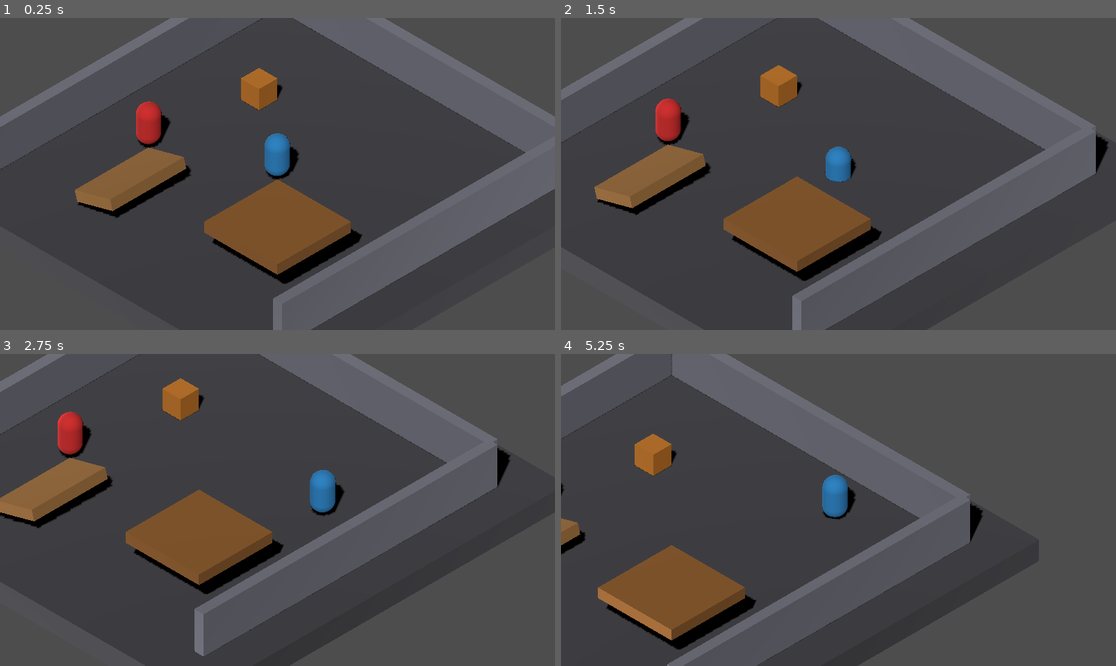
Above: before the commit, frames 1-4 (two rows, left to right).
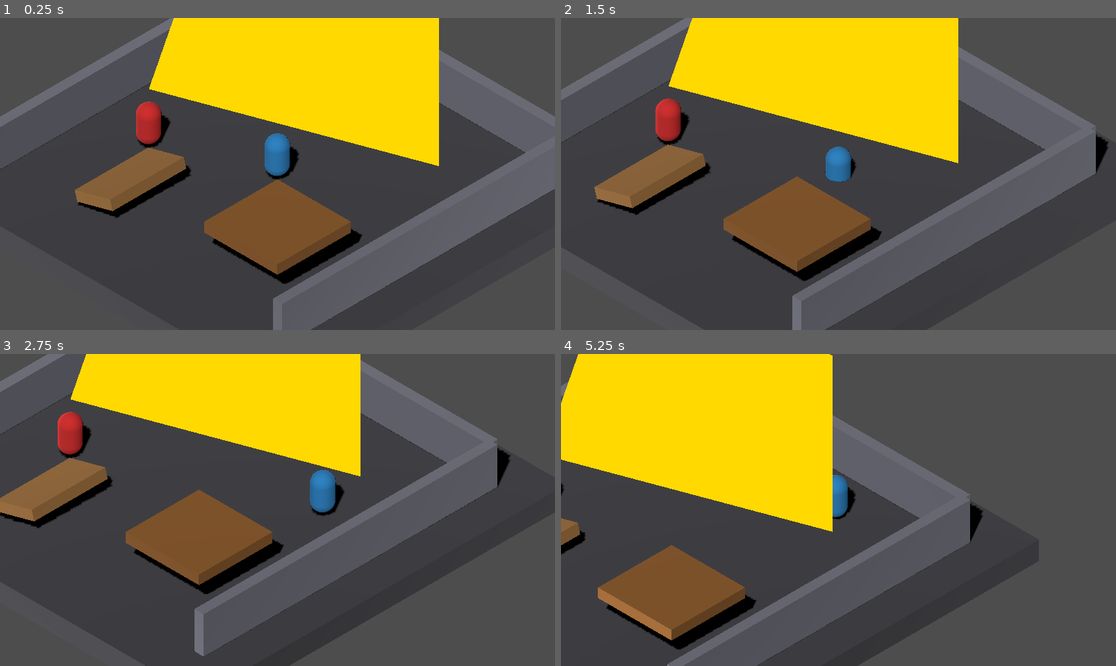
Above: after the commit, the same moments.

Repository: czoesq/3d-stealth
Game: Godot game, scene res://test_world.tscn
Same seed, same stepped clock (60 frames per second), same inputs: the game is played once before the commit and once after it.
Inputs:
- Up to frame 1 (0.25 s): no input
- Up to frame 2 (1.5 s): tap Enter at 0.5 s; hold D (move_right) 0.53-1.28 s; tap C (crouch_toggle) at 0.6 s; tap Space (jump) at 0.77 s; hold S (move_back) from 1.28 s (still down); tap Shift (sprint) at 1.35 s
- Up to frame 3 (2.75 s): tap Space (jump) at 1.52 s; release S (move_back) at 2.03 s; hold D (move_right) from 2.03 s (still down); tap C (crouch_toggle) at 2.1 s
- Up to frame 4 (5.25 s): release D (move_right) at 2.78 s; hold W (move_forward) 2.78-3.53 s; tap Shift (sprint) at 2.85, 4.35 s; tap Space (jump) at 3.02, 3.77, 4.52 s; hold A (move_left) 3.53-5.03 s; tap C (crouch_toggle) at 3.6, 5.1 s; hold S (move_back) from 5.03 s (still down)

The runs differ from the first frame. In frame 1, 18% of the frame differs, in the area x 26-80%, y 0-48%; in frame 2, 17%; in frame 3, 14%; in frame 4, 22%, in the area x 0-49%, y 0-58%.
Error after the commit: Invalid assignment of property or key 'mesh' with value of type 'ArrayMesh' on a base object of type 'Nil'. (res://Scripts/AI/enemy_controller.gd:198)

Commit message:
Add debug vision cone, remove self-recovery, auto-generate patrol points, patrol radius limit

Diff:
--- a/Scripts/AI/enemy_controller.gd
+++ b/Scripts/AI/enemy_controller.gd
@@ -30,12 +30,17 @@
 @export var angular_speed: float = 180.0
 
 @export_group("Knocked Out")
-@export var knocked_out_duration: float = 15.0
 @export var revive_time: float = 4.0
 
 @export_group("Navigation")
 @export var target_reached_distance: float = 1.0
 @export var turn_rate: float = 8.0
+
+@export_group("Patrol")
+@export var patrol_radius: float = 15.0
+
+@export_group("Debug")
+@export var show_vision_cone: bool = true
 
 var state: State = State.IDLE
 var detection_meter: float = 0.0
@@ -44,11 +49,11 @@
 var patrol_index: int = 0
 var patrol_forward: bool = true
 var idle_timer: float = 0.0
-var knocked_out_timer: float = 0.0
 var being_revived: bool = false
 var revive_progress: float = 0.0
 var suspicious_target: Vector3
 var alertness_cooldown: float = 0.0
+var start_position: Vector3
 
 var gravity: float = ProjectSettings.get_setting("physics/3d/default_gravity")
 var player: CharacterBody3D
@@ -57,6 +62,7 @@
 var hearing_area: Area3D
 var vision_ray: RayCast3D
 var patrol_points: Array[Node3D] = []
+var vision_cone_mesh: MeshInstance3D
 
 @onready var collision_shape: CollisionShape3D = $CollisionShape3D
 
@@ -71,10 +77,13 @@
 	vision_area = $VisionArea
 	hearing_area = $HearingArea
 	vision_ray = $VisionRay
+	start_position = global_position
 
 	_setup_vision_area()
 	_setup_hearing_area()
 	_collect_patrol_points()
+	_auto_generate_patrol()
+	_setup_vision_cone_debug()
 	_enter_idle()
 
 
@@ -91,6 +100,7 @@
 			vision_area.remove_child(c)
 			c.queue_free()
 	vision_area.add_child(col)
+	_update_vision_cone_mesh()
 
 
 func _setup_hearing_area() -> void:
@@ -118,6 +128,76 @@
 			patrol_points.append(child)
 
 
+func _auto_generate_patrol() -> void:
+	if patrol_points.size() > 0:
+		return
+	var container := $PatrolPoints
+	if not container:
+		container = Node3D.new()
+		container.name = "PatrolPoints"
+		add_child(container)
+		container.owner = get_tree().edited_scene_root if Engine.is_editor_hint() else self
+	var n := randi_range(4, 6)
+	var circular := randi() % 2 == 0
+	var angle_offset := randf_range(0.0, TAU)
+	var radius := randf_range(patrol_radius * 0.4, patrol_radius * 0.8)
+	for i in n:
+		var pt := Marker3D.new()
+		pt.name = "PatrolPoint_%d" % i
+		var pos: Vector3
+		if circular:
+			var a := angle_offset + float(i) / float(n) * TAU
+			pos = start_position + Vector3(cos(a) * radius, 0.0, sin(a) * radius)
+		else:
+			var t := float(i) / float(n - 1) * 2.0 - 1.0
+			var dir := Vector3(cos(angle_offset), 0.0, sin(angle_offset))
+			pos = start_position + dir * t * radius
+		pt.position = pos - global_position
+		container.add_child(pt)
+		patrol_points.append(pt)
+
+
+func _setup_vision_cone_debug() -> void:
+	vision_cone_mesh = MeshInstance3D.new()
+	vision_cone_mesh.name = "VisionConeDebug"
+	add_child(vision_cone_mesh)
+	_update_vision_cone_mesh()
+	vision_cone_mesh.visible = show_vision_cone
+
+
+func _update_vision_cone_mesh() -> void:
+	var hw := vision_range * tan(deg_to_rad(vision_angle_h * 0.5))
+	var hh := vision_range * tan(deg_to_rad(vision_angle_v * 0.5))
+	var apex := Vector3(0.0, 1.6, 0.0)
+	var dist := -vision_range
+	var b1 := Vector3(-hw, -hh, dist)
+	var b2 := Vector3(hw, -hh, dist)
+	var b3 := Vector3(hw, hh, dist)
+	var b4 := Vector3(-hw, hh, dist)
+
+	var verts := PackedVector3Array([
+		apex, b1, b2,
+		apex, b2, b3,
+		apex, b3, b4,
+		apex, b4, b1,
+		b1, b3, b2,
+		b1, b4, b3,
+	])
+	var mat := StandardMaterial3D.new()
+	mat.albedo_color = Color(1.0, 0.85, 0.0, 0.12)
+	mat.shading_mode = BaseMaterial3D.SHADING_MODE_UNSHADED
+	mat.no_depth_test = true
+	mat.cull_mode = BaseMaterial3D.CULL_DISABLED
+
+	var array := []
+	array.resize(Mesh.ARRAY_MAX)
+	array[Mesh.ARRAY_VERTEX] = verts
+	var mesh := ArrayMesh.new()
+	mesh.add_surface_from_arrays(Mesh.PRIMITIVE_TRIANGLES, array)
+	mesh.surface_set_material(0, mat)
+	vision_cone_mesh.mesh = mesh
+
+
 func _enter_idle() -> void:
 	state = State.IDLE
 	idle_timer = randf_range(2.0, 5.0)
@@ -290,18 +370,14 @@
 
 
 func _process_knocked_out(delta: float) -> void:
-	knocked_out_timer -= delta
 	if being_revived:
 		revive_progress += delta / revive_time
 		if revive_progress >= 1.0:
 			_revive()
-	elif knocked_out_timer <= 0.0:
-		_revive()
 
 
 func knock_out() -> void:
 	state = State.KNOCKED_OUT
-	knocked_out_timer = knocked_out_duration
 	being_revived = false
 	revive_progress = 0.0
 	detection_meter = 0.0
